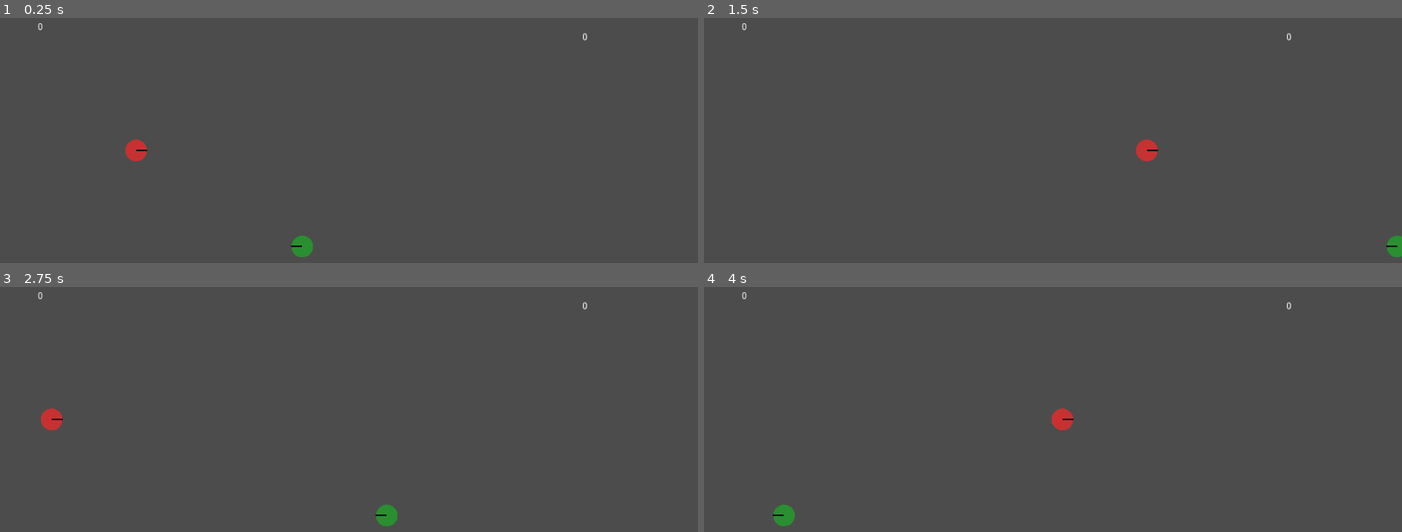
Above: before the commit, frames 1-4 (two rows, left to right).
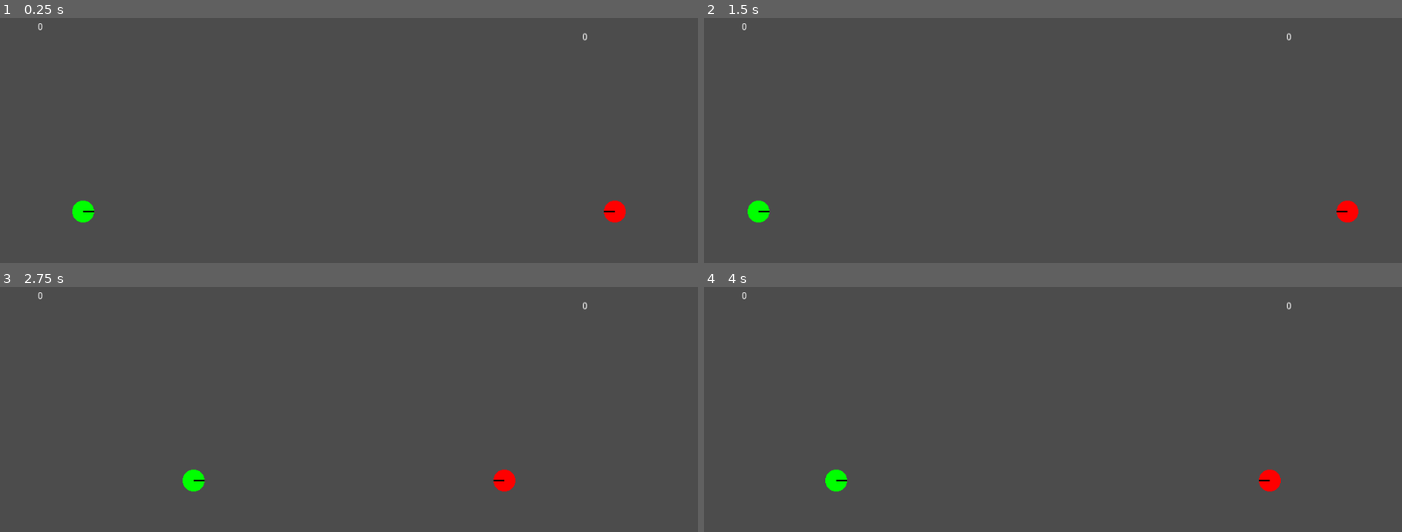
Above: after the commit, the same moments.

Repository: notapixelstudio/starship-olympics
Game: Godot game, scene res://Arena.tscn
Same seed, same stepped clock (60 frames per second), same inputs: the game is played once before the commit and once after it.
Inputs:
- Up to frame 1 (0.25 s): no input
- Up to frame 2 (1.5 s): hold Backspace (continue, bound only after the commit) 0.53-1.28 s; tap Backspace (continue, bound only after the commit) at 1.35 s
- Up to frame 3 (2.75 s): hold Backspace (continue, bound only after the commit) from 2.03 s (still down)
- Up to frame 4 (4 s): release Backspace (continue, bound only after the commit) at 2.78 s; tap Backspace (continue, bound only after the commit) at 2.85 s; hold Backspace (continue, bound only after the commit) from 3.53 s (still down)

The runs differ from the first frame. In frame 1, 0.9% of the frame differs, in the area x 10-90%, y 49-98%; in frame 2, 0.9%; in frame 3, 0.9%, in the area x 5-74%, y 49-98%; in frame 4, 0.9%.

Commit message:
Poor man's new match

Diff:
--- a/Arena.gd
+++ b/Arena.gd
@@ -1,12 +1,49 @@
 extends Node
+
+var Ship
+var width
+var height
+
+func _ready():
+	set_process_input(true)
+	Ship = load('res://Ship.tscn')
+	width = get_viewport().size.x
+	height = get_viewport().size.y
+	reset()
 
 func update_score(player):
 	var updated_label
 	if player == 'p1':
-		updated_label = get_node('/root/Arena/Label2')
+		updated_label = get_node('/root/Arena/HUD/Label2')
 	else:
-		updated_label = get_node('/root/Arena/Label1')
+		updated_label = get_node('/root/Arena/HUD/Label1')
 	updated_label.update_score()
 
 func _on_Explosion_body_entered(body):
 	print('boom')
+
+func _input(event):
+	if event.is_action_pressed('continue'):
+		reset()
+
+func reset():
+	for child in $Battlefield.get_children():
+		child.queue_free()
+		remove_child(child)
+
+	var ship1 = Ship.instance()
+	ship1.player = 'p1'
+	ship1.position.x = 32
+	ship1.position.y = height/2
+	ship1.velocity = Vector2(6,0)
+	ship1.color = Color(0,1,0)
+	get_node('/root/Arena/Battlefield').add_child(ship1)
+
+	var ship2 = Ship.instance()
+	ship2.player = 'p2'
+	ship2.rotation = PI
+	ship2.position.x = width-32
+	ship2.position.y = height/2
+	ship2.velocity = Vector2(-6,0)
+	ship2.color = Color(1,0,0)
+	get_node('/root/Arena/Battlefield').add_child(ship2)
--- a/Arena.tscn
+++ b/Arena.tscn
@@ -1,26 +1,17 @@
-[gd_scene load_steps=4 format=2]
+[gd_scene load_steps=3 format=2]
 
 [ext_resource path="res://Arena.gd" type="Script" id=1]
-[ext_resource path="res://Ship.tscn" type="PackedScene" id=2]
-[ext_resource path="res://Label1.gd" type="Script" id=3]
+[ext_resource path="res://Label1.gd" type="Script" id=2]
 
 [node name="Arena" type="Node" index="0"]
 
 script = ExtResource( 1 )
 
-[node name="Ship1" parent="." index="0" instance=ExtResource( 2 )]
+[node name="Battlefield" type="Node" parent="." index="0"]
 
-position = Vector2( 533.386, 351.4 )
-rotation = 3.14159
-velocity = Vector2( -6, 0 )
-color = Color( 0.164819, 0.5625, 0.189674, 1 )
+[node name="HUD" type="Node" parent="." index="1"]
 
-[node name="Ship2" parent="." index="1" instance=ExtResource( 2 )]
-
-color = Color( 0.777344, 0.196426, 0.196426, 1 )
-player = "p2"
-
-[node name="Label1" type="Label" parent="." index="2"]
+[node name="Label1" type="Label" parent="HUD" index="0"]
 
 anchor_left = 0.0
 anchor_top = 0.0
@@ -40,9 +31,9 @@
 percent_visible = 1.0
 lines_skipped = 0
 max_lines_visible = -1
-script = ExtResource( 3 )
+script = ExtResource( 2 )
 
-[node name="Label2" type="Label" parent="." index="3"]
+[node name="Label2" type="Label" parent="HUD" index="1"]
 
 anchor_left = 0.0
 anchor_top = 0.0
--- a/Bomb.gd
+++ b/Bomb.gd
@@ -24,5 +24,5 @@
 func detonate():
 	queue_free()
 	var explosion = Explosion.instance()
-	get_node('/root/Arena').add_child(explosion)
+	get_node('/root/Arena/Battlefield').add_child(explosion)
 	explosion.position = position
--- a/Ship.gd
+++ b/Ship.gd
@@ -71,6 +71,6 @@
 # Fire a bomb
 func fire():
 	var bomb = Bomb.instance()
-	get_node('/root/Arena').add_child(bomb)
+	get_node('/root/Arena/Battlefield').add_child(bomb)
 	bomb.velocity = velocity*(-1)
 	bomb.position = position + bomb.velocity*1.5 # this moves the bomb away from the ship
--- a/project.godot
+++ b/project.godot
@@ -33,6 +33,8 @@
  ]
 p2_act=[ Object(InputEventKey,"resource_local_to_scene":false,"resource_name":"","device":0,"alt":false,"shift":false,"control":false,"meta":false,"command":false,"pressed":false,"scancode":92,"unicode":0,"echo":false,"script":null)
  ]
+continue=[ Object(InputEventKey,"resource_local_to_scene":false,"resource_name":"","device":0,"alt":false,"shift":false,"control":false,"meta":false,"command":false,"pressed":false,"scancode":16777220,"unicode":0,"echo":false,"script":null)
+ ]
 
 [rendering]
 
Not shown: 1 places in Arena.tscn that only renumber resources
